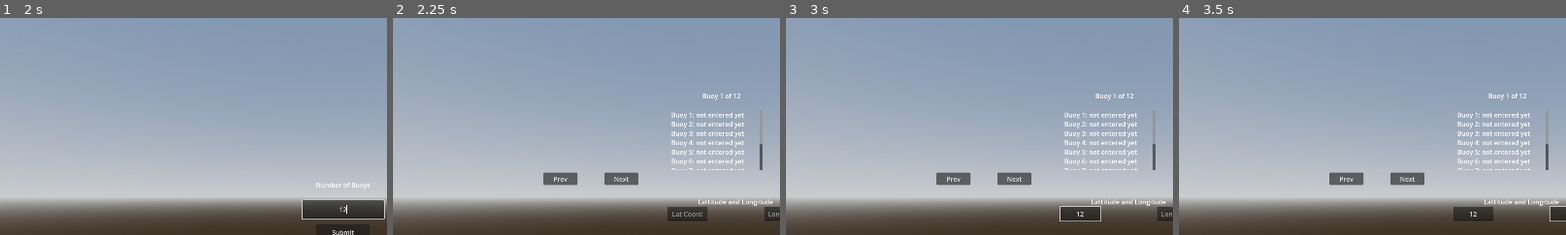
Above: before the commit, frames 1-4 (left to right).
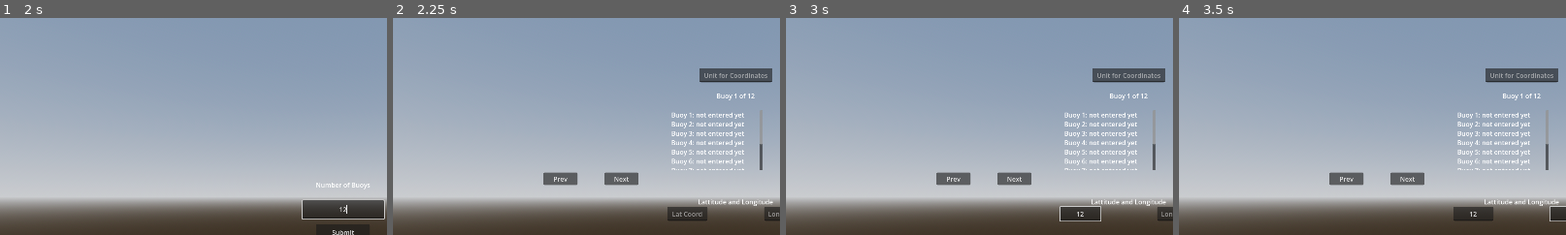
Above: after the commit, the same moments.

Repository: chrissolanilla/boatSim
Game: Godot game, scene res://MainMenu/MainMenu.tscn
Same seed, same stepped clock (60 frames per second), same inputs: the game is played once before the commit and once after it.
Inputs (mouse positions are % of the whole screen's width and height, from its top left):
- Up to frame 1 (2 s): click "Start" at 0.5 s; click (50, 53) at 1.27 s; type "12" at 1.35 s
- Up to frame 2 (2.25 s): click "Submit" at 2 s
- Up to frame 3 (3 s): click (44, 54) at 2.77 s; type "12" at 2.85 s
- Up to frame 4 (3.5 s): click (56, 54) at 3 s; type "12" at 3.08 s
The pictures show only the part of the screen within x 6-56%, y 9-59%; the shares and areas given below are measured in that part.

Frame 1 is identical in both runs. In frame 2, 1.4% of the frame differs, in the area x 79-98%, y 23-38%; in frame 3, 1.4%; in frame 4, 1.4%.

Commit message:
added the coordinate normalization and placed the deg_to_rad in a different spot, have not set up the use of coordinate normalization yet but it will have to connect to the coord inputs along with the coordinate unit line edit

Diff:
--- a/godot/Level1/Level1.tscn
+++ b/godot/Level1/Level1.tscn
@@ -103,16 +103,30 @@
 size_flags_vertical = 6
 
 [node name="HBoxContainer" type="HBoxContainer" parent="buoy_coordinates" unique_id=1974101524]
-offset_left = 800.0
-offset_top = 325.0
-offset_right = 1050.0
-offset_bottom = 475.0
+anchors_preset = 8
+anchor_left = 0.5
+anchor_top = 0.5
+anchor_right = 0.5
+anchor_bottom = 0.5
+offset_left = -125.0
+offset_top = -215.0
+offset_right = 125.0
+offset_bottom = -65.0
+grow_horizontal = 2
+grow_vertical = 2
 
 [node name="loc_title" type="RichTextLabel" parent="buoy_coordinates" unique_id=90165548]
-offset_left = 775.0
-offset_top = 275.0
-offset_right = 1075.0
-offset_bottom = 305.0
+anchors_preset = 8
+anchor_left = 0.5
+anchor_top = 0.5
+anchor_right = 0.5
+anchor_bottom = 0.5
+offset_left = -150.0
+offset_top = -265.0
+offset_right = 150.0
+offset_bottom = -235.0
+grow_horizontal = 2
+grow_vertical = 2
 text = "List of Coordinates"
 horizontal_alignment = 1
 vertical_alignment = 1
@@ -158,6 +172,19 @@
 placeholder_text = "Lon Coord"
 alignment = 1
 
+[node name="coordinate_unit" type="LineEdit" parent="buoy_coordinates" unique_id=1472353462]
+anchors_preset = -1
+anchor_left = 0.5
+anchor_top = 0.5
+anchor_right = 0.5
+anchor_bottom = 0.5
+offset_left = -90.0
+offset_top = -319.0
+offset_right = 90.0
+offset_bottom = -284.0
+placeholder_text = "Unit for Coordinates"
+alignment = 1
+
 [node name="Next" type="Button" parent="buoy_coordinates" unique_id=513076437]
 offset_left = 634.0
 offset_top = 480.0
--- a/godot/Level1/ui_cordinates.gd
+++ b/godot/Level1/ui_cordinates.gd
@@ -2,9 +2,11 @@
 
 @onready var lat_input: LineEdit = $lat_input
 @onready var lon_input: LineEdit = $lon_input
+@onready var coordinate_unit: LineEdit = $coordinate_unit
 @onready var loc_title: RichTextLabel = $loc_title
 @onready var list_of_coordinates: RichTextLabel = $list_of_coordinates
 @onready var try_again: RichTextLabel = $try_again
+
 
 signal cordinates_ready(cordinates: Array[Vector2])
 
@@ -102,6 +104,25 @@
 	if current_buoy_index > 0:
 		current_buoy_index -= 1
 		_update_ui()
+
+func coordinate_normalization(coordinate: Vector2, unit: String):
+	unit.to_lower().strip_edges()
+	var coords = []
+	if unit == "dd" or "decimal degrees" or " ":
+		pass
+	else:
+		if unit == "dm" or "ddm" or "degrees decimal minutes" or "decimal minutes":
+			for i in range(coordinate):
+				coords.append([coordinate.x, coordinate.y])
+				for j in range(coords):
+					coords.rsplit(" ")
+
+					#this code is meant to ONLY take the input of the coordinates if the input values are dm, ddm, degrees decimal minutes, decimal minutes, along with degrees minutes seconds and dms
+					#it is supposed to split up the string and then take the degrees minutes and divide it by 60 and put that as the decimal to the degrees for ddm
+					#not fully done, will work more on this later
+		else:
+			pass
+
 func deg_to_rad_custom(deg: float) -> float:
 	return deg * PI / 180
 
